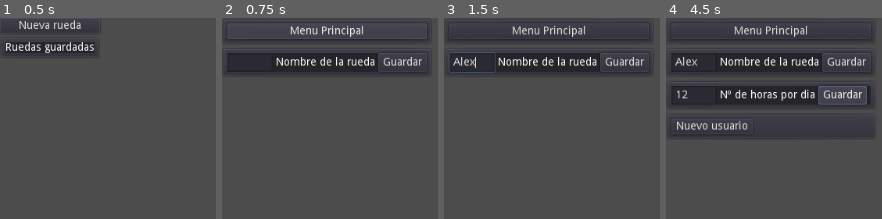
Above: before the commit, frames 1-4 (left to right).
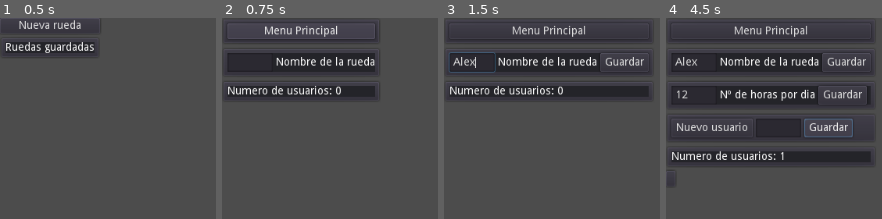
Above: after the commit, the same moments.

Repository: juanantoniogit/Rueda_v1.0
Game: Godot game, scene res://Menu principal/MenuPincipal.tscn
Same seed, same stepped clock (60 frames per second), same inputs: the game is played once before the commit and once after it.
Inputs (mouse positions are in pixels of both pictures, inside the frame that each line leads up to):
- Up to frame 1 (0.5 s): no input
- Up to frame 2 (0.75 s): click "Nueva rueda" at 0.5 s
- Up to frame 3 (1.5 s): click (472, 62) at 1.27 s; type "Alex" at 1.35 s
- Up to frame 4 (4.5 s): click "Guardar" at 2 s; click (694, 94) at 2.77 s; type "12" at 2.85 s; click "Guardar" at 3.5 s; click "Guardar" at 4.25 s

Frame 1 is identical in both runs. In frame 2, 6.3% of the frame differs, in the area x 2-96%, y 1-41%; in frame 3, 5.1%; in frame 4, 7.4%, in the area x 2-95%, y 33-74%.
Error after the commit: Invalid type in function 'set_text' in base 'Button'. Cannot convert argument 1 from Nil to String. (res://Configuracion/Configuracion.gd:136)

Commit message:
Add files via upload

Diff:
--- a/Configuracion/Boton de usuario/Boton de usuario.gd
+++ b/Configuracion/Boton de usuario/Boton de usuario.gd
@@ -4,7 +4,7 @@
 
 func _on_Button_pressed():
 	get_parent().get_node("Config Usuario").show()
-	print(boton.name)
-	print(Global.Usuarios[boton.name])
+	print("Nombre boton: " + str(boton.name))
+	print("Nº de usuario: " + str(Global.Usuarios[boton.name]))
 
 	pass
--- a/Configuracion/Configuracion.gd
+++ b/Configuracion/Configuracion.gd
@@ -16,6 +16,14 @@
 		$VBoxContainer/NuevoUsuario.hide()
 	else:
 		$VBoxContainer/NuevoUsuario.show()
+	NumUser()
+	verGuardar()
+	ExistName()
+#	print("nº user en dic: " + str(len(Global.Usuarios)))
+#	print("numUser: " + str((Global.numUser)))
+
+
+
 	pass
 
 #__________________________________Volver al menu principal
@@ -28,6 +36,15 @@
 func _on_NombreRueda_text_changed(new_text):
 	nombreRueda = new_text
 	pass
+
+func verGuardar():
+	#_________si no hay nombre no se ve el boton de guardar.
+	#_________Esta corriendo en func process
+	if nombreRueda == null:
+		$"VBoxContainer/NombreRueda/HBoxContainer/guardar".hide()
+	else:
+		$"VBoxContainer/NombreRueda/HBoxContainer/guardar".show()
+	pass
 func _on_guardar_pressed():
 	Global.NombreRueda = nombreRueda
 	pass
@@ -39,11 +56,13 @@
 	regex.compile("^[0-9]+$")
 	var result = regex.search(new_text)
 	if result == null:
-		$"VBoxContainer/Error ".show()
+		$"VBoxContainer/Error".show()
+		$"VBoxContainer/HorasDia/HBoxContainer/ButtonHorasDia".hide()
 #		print ("NO has escrito un numero")
 	else:
 		numHoras = new_text
-		$"VBoxContainer/Error ".hide()
+		$"VBoxContainer/Error".hide()
+		$"VBoxContainer/HorasDia/HBoxContainer/ButtonHorasDia".show()
 		limiteHoras()
 	pass
 func limiteHoras():
@@ -59,36 +78,74 @@
 	Global.numHoras = numHoras
 #	print (Global.numHoras)
 	pass
+#__________________________________Numero de usuarios
+func NumUser():
+	var numUser = "Numero de usuarios: " + str(Global.numUser)
+	$VBoxContainer/NumUsuarios/NumeroUsuarios.set_text(numUser)
+	pass
 #__________________________________Nombre nuevo usuario
 var userName = null
-func _on_NuevoUsuario_pressed():
-	$VBoxContainer/NuevoUsuario/HBoxContainer2/nombreUser.show()
-	$VBoxContainer/NuevoUsuario/HBoxContainer2/GuardarNuevoUser.show()
-	pass
+#func _on_NuevoUsuario_pressed():
+#	$VBoxContainer/NuevoUsuario/HBoxContainer2/nombreUser.show()
+#	$VBoxContainer/NuevoUsuario/HBoxContainer2/GuardarNuevoUser.show()
+#	pass
 func _on_nombreUser_text_changed(new_text):
 	userName = new_text
+
+
+
+func ExistName():
+	#__________se activa en func proces
+	for i in range(Global.numUser):
+#		print ("i: " + str(i+1))
+#		print ("NumUser:" + str(Global.numUser))
+#		print(Global.Usuarios)
+#		print("Nombre usuario: " + str(Global.UserNombre[i+1]))
+		if str(Global.UserNombre[i+1]) == userName:
+			print ("el nombre ya existe")
+			print ("falta que hacer ahora NO ESTAS BIEN")
+			$"VBoxContainer/Error/Mensaje ERROR".set_text("El nombre ya existe")
+			$"VBoxContainer/NuevoUsuario/HBoxContainer2/GuardarNuevoUser".hide()
+			$"VBoxContainer/Error".show()
+		else:
+			$"VBoxContainer/NuevoUsuario/HBoxContainer2/GuardarNuevoUser".show()
+			$"VBoxContainer/Error".hide()
+			print("nuevo usuario guardado")
+			Global.CrearUser()
+			print(Global.Usuarios)
 	pass
 func _on_GuardarNuevoUser_pressed():
+
+	print(Global.Usuarios)
+
+#	if (len(Global.Usuarios) == Global.numUser):
+
 	Global.numUser += 1
 	Global.nombreUser = userName
 	Global.CrearUser()
-	#_________coloca un VBox a cada usuario creado para organizar el espacio
+#_________coloca un VBox a cada usuario creado para organizar el espacio
 	var espacio = VBoxContainer.new()
 	espacio.set_name("ContenedorUser-" + str(Global.numUser))
 	var contenedorUsers = "VBoxContainer/Usuarios/VBoxContainer/HBoxContainer/"
 	get_node(contenedorUsers).add_child(espacio)
-	#_________Instancio la escena del boton de usuario con el nombre del nuevo usuario
+#_________Instancio la escena del boton de usuario con el nombre del nuevo usuario
 	var nombreEspacio = espacio.get_name()
 	var nuevoBotonUser = BotonUsuario.instance()
 	get_node(str(contenedorUsers) + str(nombreEspacio)).add_child(nuevoBotonUser)
 	var botonUser = get_node(str(contenedorUsers) + str(nombreEspacio) + "/Boton de usuario/Button" )
 	botonUser.set_text(userName)
 	botonUser.set_name(userName)
-	#_________Instancia la configuracion de usuario en cada usuario
+#_________Instancia la configuracion de usuario en cada usuario
 	var nuevaConfigUser = confiUser.instance()
 	get_node(str(contenedorUsers) + str(nombreEspacio)).add_child(nuevaConfigUser)
 	get_node(str(contenedorUsers) + str(nombreEspacio) + "/" + str(nuevaConfigUser.name)).hide()
 
 	#_________Almacena el usuario en el Global
-	Global.CrearUser()
+
+#	usuarioSelec()
 	pass
+#func usuarioSelec():
+#	print (get_parent().name)
+##	print (get_parent().get_children())
+#	print (len(Global.Usuarios))
+##	get_parent().get_node("Config Usuario").show()
--- a/Configuracion/Configuracion.tscn
+++ b/Configuracion/Configuracion.tscn
@@ -13,38 +13,38 @@
 
 [node name="PanelMenuPrincipal" type="PanelContainer" parent="VBoxContainer"]
 editor/display_folded = true
-margin_right = 269.0
+margin_right = 247.0
 margin_bottom = 34.0
 
 [node name="PanelMenuPrincipal" type="Panel" parent="VBoxContainer/PanelMenuPrincipal"]
 margin_left = 7.0
 margin_top = 7.0
-margin_right = 262.0
+margin_right = 240.0
 margin_bottom = 27.0
 
 [node name="ButtonMenuprincipal" type="Button" parent="VBoxContainer/PanelMenuPrincipal"]
 margin_left = 7.0
 margin_top = 7.0
-margin_right = 262.0
+margin_right = 240.0
 margin_bottom = 27.0
 text = "Menu Principal"
 
 [node name="NombreRueda" type="PanelContainer" parent="VBoxContainer"]
 editor/display_folded = true
 margin_top = 38.0
-margin_right = 269.0
+margin_right = 247.0
 margin_bottom = 76.0
 
 [node name="Panel" type="Panel" parent="VBoxContainer/NombreRueda"]
 margin_left = 7.0
 margin_top = 7.0
-margin_right = 262.0
+margin_right = 240.0
 margin_bottom = 31.0
 
 [node name="HBoxContainer" type="HBoxContainer" parent="VBoxContainer/NombreRueda"]
 margin_left = 7.0
 margin_top = 7.0
-margin_right = 262.0
+margin_right = 240.0
 margin_bottom = 31.0
 
 [node name="NombreRueda" type="LineEdit" parent="VBoxContainer/NombreRueda/HBoxContainer"]
@@ -59,27 +59,27 @@
 text = "Nombre de la rueda"
 
 [node name="guardar" type="Button" parent="VBoxContainer/NombreRueda/HBoxContainer"]
+visible = false
 margin_left = 193.0
 margin_right = 255.0
 margin_bottom = 24.0
 text = "Guardar"
 
 [node name="HorasDia" type="PanelContainer" parent="VBoxContainer"]
-editor/display_folded = true
 margin_top = 80.0
-margin_right = 269.0
+margin_right = 247.0
 margin_bottom = 118.0
 
 [node name="Panel" type="Panel" parent="VBoxContainer/HorasDia"]
 margin_left = 7.0
 margin_top = 7.0
-margin_right = 262.0
+margin_right = 240.0
 margin_bottom = 31.0
 
 [node name="HBoxContainer" type="HBoxContainer" parent="VBoxContainer/HorasDia"]
 margin_left = 7.0
 margin_top = 7.0
-margin_right = 262.0
+margin_right = 240.0
 margin_bottom = 31.0
 
 [node name="Nº horasDia" type="LineEdit" parent="VBoxContainer/HorasDia/HBoxContainer"]
@@ -100,28 +100,7 @@
 margin_bottom = 24.0
 text = "Guardar"
 
-[node name="Error " type="PanelContainer" parent="VBoxContainer"]
-editor/display_folded = true
-visible = false
-margin_top = 122.0
-margin_right = 269.0
-margin_bottom = 150.0
-
-[node name="Panel" type="Panel" parent="VBoxContainer/Error "]
-margin_left = 7.0
-margin_top = 7.0
-margin_right = 262.0
-margin_bottom = 21.0
-
-[node name="Mensaje ERROR" type="Label" parent="VBoxContainer/Error "]
-margin_left = 7.0
-margin_top = 7.0
-margin_right = 262.0
-margin_bottom = 21.0
-text = "--¡¡Se necesita un numero entero!!!--"
-
 [node name="LimiteHoras" type="PanelContainer" parent="VBoxContainer"]
-editor/display_folded = true
 visible = false
 margin_top = 122.0
 margin_right = 269.0
@@ -142,39 +121,73 @@
 autowrap = true
 
 [node name="NuevoUsuario" type="PanelContainer" parent="VBoxContainer"]
-editor/display_folded = true
 margin_top = 122.0
-margin_right = 269.0
-margin_bottom = 156.0
+margin_right = 247.0
+margin_bottom = 160.0
 
 [node name="HBoxContainer2" type="HBoxContainer" parent="VBoxContainer/NuevoUsuario"]
 margin_left = 7.0
 margin_top = 7.0
-margin_right = 262.0
-margin_bottom = 27.0
+margin_right = 240.0
+margin_bottom = 31.0
 
 [node name="NuevoUsuario" type="Button" parent="VBoxContainer/NuevoUsuario/HBoxContainer2"]
 margin_right = 104.0
-margin_bottom = 20.0
+margin_bottom = 24.0
 text = "Nuevo usuario"
 
 [node name="nombreUser" type="LineEdit" parent="VBoxContainer/NuevoUsuario/HBoxContainer2"]
-visible = false
 margin_left = 108.0
 margin_right = 166.0
 margin_bottom = 24.0
 
 [node name="GuardarNuevoUser" type="Button" parent="VBoxContainer/NuevoUsuario/HBoxContainer2"]
-visible = false
-margin_left = 108.0
-margin_right = 170.0
-margin_bottom = 20.0
+margin_left = 170.0
+margin_right = 232.0
+margin_bottom = 24.0
 text = "Guardar"
 
+[node name="Error" type="PanelContainer" parent="VBoxContainer"]
+visible = false
+margin_top = 122.0
+margin_right = 247.0
+margin_bottom = 150.0
+
+[node name="Panel" type="Panel" parent="VBoxContainer/Error"]
+margin_left = 7.0
+margin_top = 7.0
+margin_right = 240.0
+margin_bottom = 21.0
+
+[node name="Mensaje ERROR" type="Label" parent="VBoxContainer/Error"]
+margin_left = 7.0
+margin_top = 7.0
+margin_right = 240.0
+margin_bottom = 21.0
+text = "--¡¡Se necesita un numero entero!!!--"
+
+[node name="NumUsuarios" type="PanelContainer" parent="VBoxContainer"]
+editor/display_folded = true
+margin_top = 164.0
+margin_right = 247.0
+margin_bottom = 192.0
+
+[node name="Panel" type="Panel" parent="VBoxContainer/NumUsuarios"]
+margin_left = 7.0
+margin_top = 7.0
+margin_right = 240.0
+margin_bottom = 21.0
+
+[node name="NumeroUsuarios" type="Label" parent="VBoxContainer/NumUsuarios"]
+margin_left = 7.0
+margin_top = 7.0
+margin_right = 240.0
+margin_bottom = 21.0
+
 [node name="Usuarios" type="Control" parent="VBoxContainer"]
-margin_top = 160.0
-margin_right = 269.0
-margin_bottom = 160.0
+margin_top = 196.0
+margin_right = 247.0
+margin_bottom = 196.0
 
 [node name="VBoxContainer" type="VBoxContainer" parent="VBoxContainer/Usuarios"]
 margin_right = 40.0
@@ -187,6 +200,6 @@
 [connection signal="pressed" from="VBoxContainer/NombreRueda/HBoxContainer/guardar" to="." method="_on_guardar_pressed"]
 [connection signal="text_changed" from="VBoxContainer/HorasDia/HBoxContainer/Nº horasDia" to="." method="_on_N_horasDia_text_changed"]
 [connection signal="pressed" from="VBoxContainer/HorasDia/HBoxContainer/ButtonHorasDia" to="." method="_on_ButtonHorasDia_pressed"]
-[connection signal="pressed" from="VBoxContainer/NuevoUsuario/HBoxContainer2/NuevoUsuario" to="." method="_on_NuevoUsuario_pressed"]
 [connection signal="text_changed" from="VBoxContainer/NuevoUsuario/HBoxContainer2/nombreUser" to="." method="_on_nombreUser_text_changed"]
+[connection signal="text_entered" from="VBoxContainer/NuevoUsuario/HBoxContainer2/nombreUser" to="." method="_on_nombreUser_text_entered"]
 [connection signal="pressed" from="VBoxContainer/NuevoUsuario/HBoxContainer2/GuardarNuevoUser" to="." method="_on_GuardarNuevoUser_pressed"]
--- a/Configuracion/configuracion de usuario/Config Usuario.gd
+++ b/Configuracion/configuracion de usuario/Config Usuario.gd
@@ -2,8 +2,9 @@
 
 onready var horas = Global.numHoras
 onready var nombre = Global.nombreUser
-#var horaSalida = load("res://Configuracion/configuracion de usuario/Hora de salida/Hora de salida.tscn").instance()
-#var horaEntrada = load("res://Configuracion/configuracion de usuario/Hora de entrada/Hora de entrada.tscn").instance()
+var horaSalida = load("res://Configuracion/configuracion de usuario/Hora de salida/Hora de salida.tscn")
+var horaEntrada = load("res://Configuracion/configuracion de usuario/Hora de entrada/Hora de entrada.tscn")
+
 var lunes = "lunes"
 var martes = "martes"
 var miercoles = "miercoles"
@@ -25,25 +26,35 @@
 	Nombre()
 	pass
 
-
+#__________________________________Pone el nombre del usuario a editar
+func Nombre():
+	$PanelContainer/HBoxContainer/Nombre.set_text(nombre)
+	pass
 #__________________________________Establece el nº de botones segun nº horas entrada
 func horasEntrada(dia):
 	for i in range (horas):
-		var BotonEntrada = Button.new()
+#		var BotonEntrada = Button.new()
+		var BotonEntrada = horaEntrada.instance()
 		BotonEntrada.set_text(str(i+1))
 		BotonEntrada.set_name(str(i+1))
 		var ruta = "PanelContainer/HBoxContainer/semana/" + str(dia) + "/" + str(dia) + "/entrada"
 		get_node(ruta).add_child(BotonEntrada)
 		BotonEntrada.connect("pressed", self, "horaEntradaSelect",[i+1, dia])
 	pass
-	#_________guarda las horas y dias seleccionados en cada usuario
+	#_________marca la ultima hora seleccionada de cada dia a la entrada
 func horaEntradaSelect(i, dia):
-	print ("horaEntrada" + str(i) + str(dia))
+	var botonPulsado = "PanelContainer/HBoxContainer/semana/" + str(dia) + "/" + str(dia) + "/entrada/" +str(i)
+	if get_node(botonPulsado).is_pressed():
+		for i in range (horas):
+			var horasDia = "PanelContainer/HBoxContainer/semana/" + str(dia) + "/" + str(dia) + "/entrada/" + str(i+1)
+			get_node(horasDia).set_pressed(false)
+			get_node(botonPulsado).set_pressed(true)
 	pass
 #__________________________________Establece el nº de botones segun nº horas salida
 func horasSalida(dia):
 	for i in range (horas):
-		var BotonSalida = Button.new()
+		var BotonSalida = horaSalida.instance()
+#		var BotonSalida = Button.new()
 		BotonSalida.set_text(str(i+1))
 		BotonSalida.set_name(str(i+1))
 		var ruta = "PanelContainer/HBoxContainer/semana/" + str(dia) + "/" + str(dia) + "/salida"
@@ -51,19 +62,18 @@
 		var funcionName = "horaSalidaSelec" + str(i+1)
 		BotonSalida.connect("pressed", self, "horaSalidaSelect",[i+1,dia])
 	pass
-	#_________guarda las horas y dias seleccionados en cada usuario
+	#_________marca la ultima hora seleccionada de cada dia a la salida
 func horaSalidaSelect(i, dia):
 	print ("horaSalida" + str(i) + str(dia))
+	var botonPulsado = "PanelContainer/HBoxContainer/semana/" + str(dia) + "/" + str(dia) + "/salida/" +str(i)
+	if get_node(botonPulsado).is_pressed():
+		for i in range (horas):
+			var horasDia = "PanelContainer/HBoxContainer/semana/" + str(dia) + "/" + str(dia) + "/salida/" + str(i+1)
+			get_node(horasDia).set_pressed(false)
+			get_node(botonPulsado).set_pressed(true)
+	pass
+	#_________guarda las horas y dias seleccionados en cada usuario
+func _on_Guardar_pressed():
 
-	pass
-#__________________________________Pone el nombre del usuario a editar
-func Nombre():
-	$PanelContainer/HBoxContainer/Nombre.set_text(nombre)
-	pass
-
-
-func Usuario():
-	print ("usuario")
-func _on_Guardar_pressed():
 	$".".hide()
 	pass
--- a/Configuracion/configuracion de usuario/Config Usuario.tscn
+++ b/Configuracion/configuracion de usuario/Config Usuario.tscn
@@ -14,72 +14,69 @@
 [node name="Panel" type="Panel" parent="PanelContainer"]
 margin_left = 7.0
 margin_top = 7.0
-margin_right = 381.0
-margin_bottom = 116.0
-
-[node name="Panel2" type="Panel" parent="PanelContainer"]
-margin_left = 7.0
-margin_top = 7.0
-margin_right = 381.0
-margin_bottom = 116.0
+margin_right = 391.0
+margin_bottom = 130.0
 
 [node name="HBoxContainer" type="VBoxContainer" parent="PanelContainer"]
 margin_left = 7.0
 margin_top = 7.0
-margin_right = 381.0
-margin_bottom = 116.0
+margin_right = 391.0
+margin_bottom = 130.0
 
 [node name="Nombre" type="Label" parent="PanelContainer/HBoxContainer"]
-margin_right = 374.0
+margin_right = 384.0
 margin_bottom = 14.0
 text = "Juan"
-
-[node name="Guardar" type="Button" parent="PanelContainer/HBoxContainer"]
+align = 1
+
+[node name="semana" type="HBoxContainer" parent="PanelContainer/HBoxContainer"]
 margin_top = 18.0
-margin_right = 374.0
-margin_bottom = 38.0
-text = "Guardar"
-
-[node name="semana" type="HBoxContainer" parent="PanelContainer/HBoxContainer"]
-margin_top = 42.0
-margin_right = 374.0
-margin_bottom = 109.0
-
-[node name="etiquetas" type="VBoxContainer" parent="PanelContainer/HBoxContainer/semana"]
-editor/display_folded = true
-margin_right = 47.0
-margin_bottom = 67.0
-
-[node name="espacio" type="Label" parent="PanelContainer/HBoxContainer/semana/etiquetas"]
+margin_right = 384.0
+margin_bottom = 99.0
+
+[node name="etiquetas" type="PanelContainer" parent="PanelContainer/HBoxContainer/semana"]
+editor/display_folded = true
+margin_right = 61.0
+margin_bottom = 81.0
+
+[node name="etiquetas" type="VBoxContainer" parent="PanelContainer/HBoxContainer/semana/etiquetas"]
+editor/display_folded = true
+margin_left = 7.0
+margin_top = 7.0
+margin_right = 54.0
+margin_bottom = 74.0
+
+[node name="espacio" type="Label" parent="PanelContainer/HBoxContainer/semana/etiquetas/etiquetas"]
 margin_right = 47.0
 margin_bottom = 31.0
 text = "
 "
 
-[node name="Entrada" type="Label" parent="PanelContainer/HBoxContainer/semana/etiquetas"]
+[node name="Entrada" type="Label" parent="PanelContainer/HBoxContainer/semana/etiquetas/etiquetas"]
 margin_top = 35.0
 margin_right = 47.0
 margin_bottom = 49.0
 text = "Entrada"
-
-[node name="Salida" type="Label" parent="PanelContainer/HBoxContainer/semana/etiquetas"]
+valign = 1
+
+[node name="Salida" type="Label" parent="PanelContainer/HBoxContainer/semana/etiquetas/etiquetas"]
 margin_top = 53.0
 margin_right = 47.0
 margin_bottom = 67.0
 text = "Salida  "
+valign = 2
 
 [node name="lunes" type="PanelContainer" parent="PanelContainer/HBoxContainer/semana"]
 editor/display_folded = true
-margin_left = 51.0
-margin_right = 100.0
-margin_bottom = 67.0
+margin_left = 65.0
+margin_right = 114.0
+margin_bottom = 81.0
 
 [node name="lunes" type="VBoxContainer" parent="PanelContainer/HBoxContainer/semana/lunes"]
-editor/display_folded = true
-margin_left = 7.0
-margin_top = 7.0
-margin_right = 42.0
-margin_bottom = 60.0
+margin_left = 7.0
+margin_top = 7.0
+margin_right = 42.0
+margin_bottom = 74.0
 
 [node name="lunes" type="Label" parent="PanelContainer/HBoxContainer/semana/lunes/lunes"]
 margin_right = 35.0
@@ -99,16 +96,16 @@
 
 [node name="martes" type="PanelContainer" parent="PanelContainer/HBoxContainer/semana"]
 editor/display_folded = true
-margin_left = 104.0
-margin_right = 163.0
-margin_bottom = 67.0
+margin_left = 118.0
+margin_right = 177.0
+margin_bottom = 81.0
 
 [node name="martes" type="VBoxContainer" parent="PanelContainer/HBoxContainer/semana/martes"]
 editor/display_folded = true
 margin_left = 7.0
 margin_top = 7.0
 margin_right = 52.0
-margin_bottom = 60.0
+margin_bottom = 74.0
 
 [node name="martes" type="Label" parent="PanelContainer/HBoxContainer/semana/martes/martes"]
 margin_right = 45.0
@@ -128,16 +125,16 @@
 
 [node name="miercoles" type="PanelContainer" parent="PanelContainer/HBoxContainer/semana"]
 editor/display_folded = true
-margin_left = 167.0
-margin_right = 245.0
-margin_bottom = 67.0
+margin_left = 181.0
+margin_right = 259.0
+margin_bottom = 81.0
 
 [node name="miercoles" type="VBoxContainer" parent="PanelContainer/HBoxContainer/semana/miercoles"]
 editor/display_folded = true
 margin_left = 7.0
 margin_top = 7.0
 margin_right = 71.0
-margin_bottom = 60.0
+margin_bottom = 74.0
 
 [node name="miercoles" type="Label" parent="PanelContainer/HBoxContainer/semana/miercoles/miercoles"]
 margin_right = 64.0
@@ -157,16 +154,16 @@
 
 [node name="jueves" type="PanelContainer" parent="PanelContainer/HBoxContainer/semana"]
 editor/display_folded = true
-margin_left = 249.0
-margin_right = 305.0
-margin_bottom = 67.0
+margin_left = 263.0
+margin_right = 319.0
+margin_bottom = 81.0
 
 [node name="jueves" type="VBoxContainer" parent="PanelContainer/HBoxContainer/semana/jueves"]
 editor/display_folded = true
 margin_left = 7.0
 margin_top = 7.0
 margin_right = 49.0
-margin_bottom = 60.0
+margin_bottom = 74.0
 
 [node name="jueves" type="Label" parent="PanelContainer/HBoxContainer/semana/jueves/jueves"]
 margin_right = 42.0
@@ -186,16 +183,16 @@
 
 [node name="viernes" type="PanelContainer" parent="PanelContainer/HBoxContainer/semana"]
 editor/display_folded = true
-margin_left = 309.0
-margin_right = 370.0
-margin_bottom = 67.0
+margin_left = 323.0
+margin_right = 384.0
+margin_bottom = 81.0
 
 [node name="viernes" type="VBoxContainer" parent="PanelContainer/HBoxContainer/semana/viernes"]
 editor/display_folded = true
 margin_left = 7.0
 margin_top = 7.0
 margin_right = 54.0
-margin_bottom = 60.0
+margin_bottom = 74.0
 
 [node name="viernes" type="Label" parent="PanelContainer/HBoxContainer/semana/viernes/viernes"]
 margin_right = 47.0
@@ -212,4 +209,10 @@
 margin_top = 39.0
 margin_right = 47.0
 margin_bottom = 39.0
+
+[node name="Guardar" type="Button" parent="PanelContainer/HBoxContainer"]
+margin_top = 103.0
+margin_right = 384.0
+margin_bottom = 123.0
+text = "Guardar"
 [connection signal="pressed" from="PanelContainer/HBoxContainer/Guardar" to="." method="_on_Guardar_pressed"]
--- a/Configuracion/configuracion de usuario/Hora de entrada/Hora de entrada.tscn
+++ b/Configuracion/configuracion de usuario/Hora de entrada/Hora de entrada.tscn
@@ -1,39 +1,10 @@
-[gd_scene format=2]
+[gd_scene load_steps=2 format=2]
 
-[node name="Hora de entrada" type="MarginContainer"]
+[sub_resource type="StyleBoxFlat" id=1]
+bg_color = Color( 0.956863, 0, 1, 1 )
 
-anchor_left = 0.0
-anchor_top = 0.0
-anchor_right = 0.0
-anchor_bottom = 0.0
+[node name="Button" type="Button"]
 margin_right = 40.0
 margin_bottom = 40.0
-rect_pivot_offset = Vector2( 0, 0 )
-rect_clip_content = false
-mouse_filter = 0
-mouse_default_cursor_shape = 0
-size_flags_horizontal = 1
-size_flags_vertical = 1
-
-[node name="Button" type="Button" parent="." index="0"]
-
-anchor_left = 0.0
-anchor_top = 0.0
-anchor_right = 0.0
-anchor_bottom = 0.0
-margin_left = 8.0
-margin_right = 40.0
-margin_bottom = 40.0
-rect_pivot_offset = Vector2( 0, 0 )
-rect_clip_content = false
-focus_mode = 2
-mouse_filter = 0
-mouse_default_cursor_shape = 0
-size_flags_horizontal = 1
-size_flags_vertical = 1
-toggle_mode = false
-enabled_focus_mode = 2
-shortcut = null
-group = null
-flat = false
-align = 1
+custom_styles/pressed = SubResource( 1 )
+toggle_mode = true
--- a/Configuracion/configuracion de usuario/Hora de salida/Hora de salida.tscn
+++ b/Configuracion/configuracion de usuario/Hora de salida/Hora de salida.tscn
@@ -1,39 +1,10 @@
-[gd_scene format=2]
+[gd_scene load_steps=2 format=2]
 
-[node name="Hora de salida" type="MarginContainer"]
+[sub_resource type="StyleBoxFlat" id=1]
+bg_color = Color( 0, 1, 0.956863, 1 )
 
-anchor_left = 0.0
-anchor_top = 0.0
-anchor_right = 0.0
-anchor_bottom = 0.0
+[node name="Button" type="Button"]
 margin_right = 40.0
 margin_bottom = 40.0
-rect_pivot_offset = Vector2( 0, 0 )
-rect_clip_content = false
-mouse_filter = 0
-mouse_default_cursor_shape = 0
-size_flags_horizontal = 1
-size_flags_vertical = 1
-
-[node name="Button" type="Button" parent="." index="0"]
-
-anchor_left = 0.0
-anchor_top = 0.0
-anchor_right = 0.0
-anchor_bottom = 0.0
-margin_left = 8.0
-margin_right = 40.0
-margin_bottom = 40.0
-rect_pivot_offset = Vector2( 0, 0 )
-rect_clip_content = false
-focus_mode = 2
-mouse_filter = 0
-mouse_default_cursor_shape = 0
-size_flags_horizontal = 1
-size_flags_vertical = 1
-toggle_mode = false
-enabled_focus_mode = 2
-shortcut = null
-group = null
-flat = false
-align = 1
+custom_styles/pressed = SubResource( 1 )
+toggle_mode = true
--- a/Global/Global.gd
+++ b/Global/Global.gd
@@ -35,6 +35,7 @@
 #__________________________________
 
 var Usuarios = {}
+var UserNombre = {}
 var LunesEntrada = {}
 var LunesSalida = {}
 var MartesEntrada = {}
@@ -54,6 +55,7 @@
 #__________________________________Añade usuarios al diccionario Usuarios
 func CrearUser():
 	Usuarios[nombreUser] = numUser
+	UserNombre[numUser] = nombreUser
 	print (Usuarios)
 	pass
 #__________________________________Pone la hora de entrada del lunes al usuario
